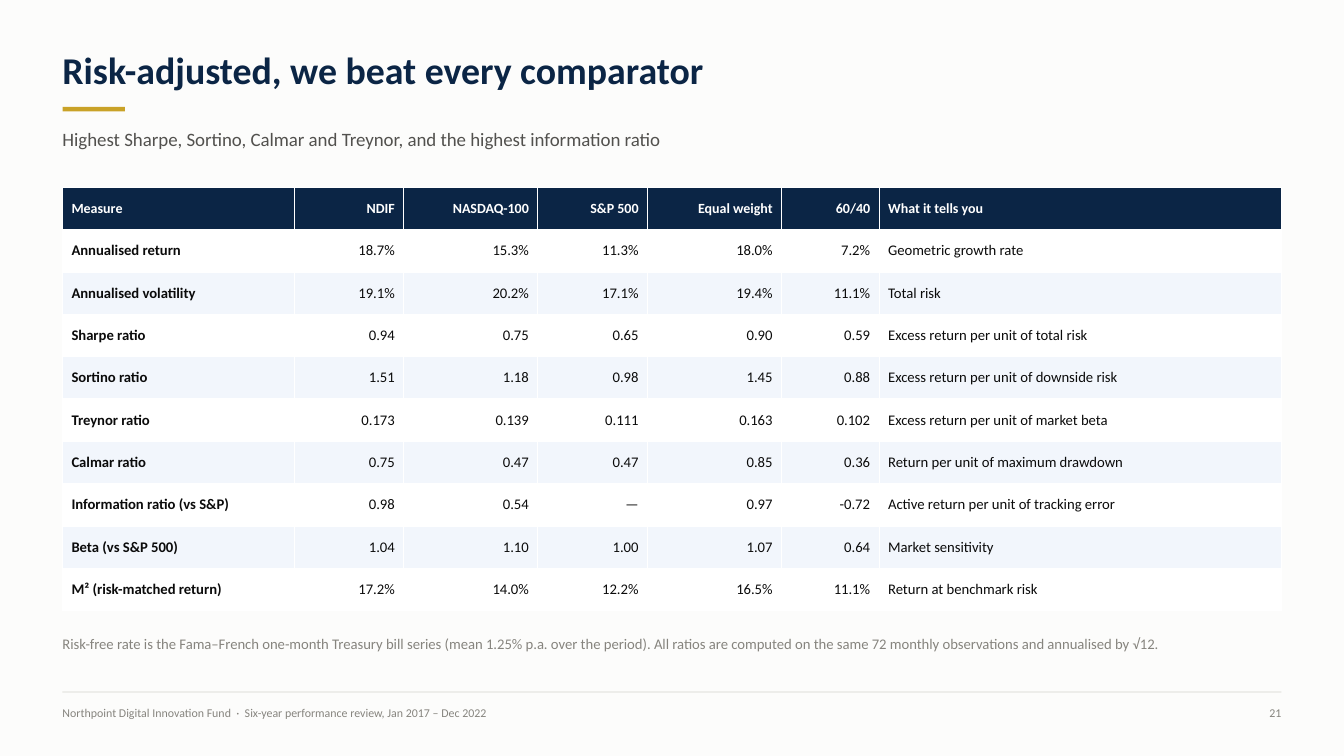
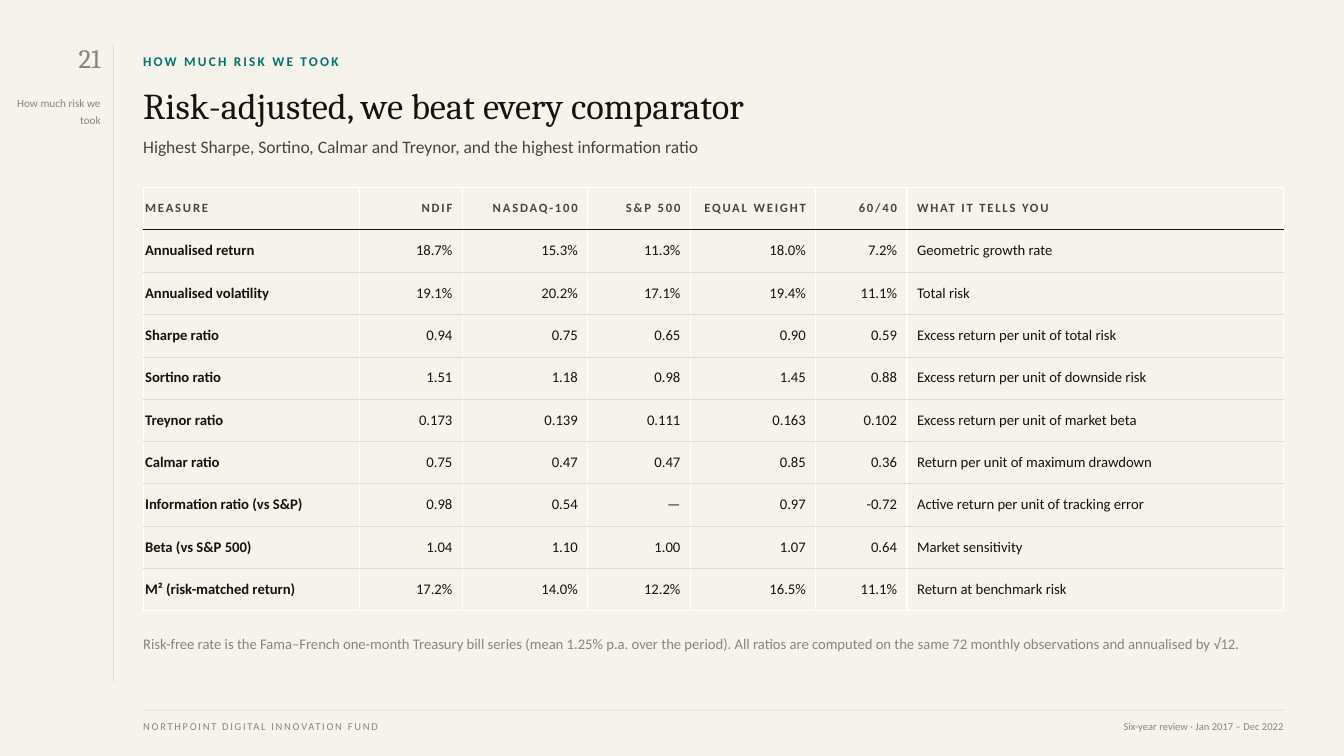
Before and after one commit to sleepdiff-web/CLAUDE, a slide deck: slide 21 of finc13303-portfolio-performance/deliverables/FINC13303_Ass2_PortfolioPerformance_14053836_OConnor.pptx. Drawn at 1344x756 pixels with LibreOffice and Linux fonts; fonts in the diff are those of the drawing. Boxes give left, top, right and bottom in pixels: in the first picture for what was removed or moved away, otherwise in the second. Text is boxed around its words. In the diff, an @@ line names an element or a change of style, - is before the commit and + after.

```diff
--- a/finc13303-portfolio-performance/deliverables/FINC13303_Ass2_PortfolioPerformance_14053836_OConnor.pptx
+++ b/finc13303-portfolio-performance/deliverables/FINC13303_Ass2_PortfolioPerformance_14053836_OConnor.pptx
@@ background #FCFCFB to #F6F3EC @@
@@ text "21": place and size @@
-text "21" at (1269,709,1281,717)
+text "21" at (79,50,101,68)
@@ text "21" at (79,50,101,68): size 8.5 to 19 pt, font Calibri to Cambria, text colour #86847E to #8C8478 @@
@@ rectangle added at (113,44,114,682), fill #E2DCCF @@
@@ text added at (143,57,338,66), 9.5 pt, text #00736A, bold @@
+HOW MUCH RISK WE TOOK
@@ text "Risk-adjusted, we beat every comparator": place and size @@
-text "Risk-adjusted, we beat every comparator" at (62,57,703,91)
+text "Risk-adjusted, we beat every comparator" at (143,93,744,127)
@@ text "Risk-adjusted, we beat every comparator" at (143,93,744,127): size 27 to 26 pt, font Calibri to Cambria, text colour #0B2545 to #16130F, bold off; line spacing 1.05 to 1.02 @@
@@ text added at (17,99,101,124), 8 pt, text #8C8478 @@
+How much risk we took
@@ rectangle removed at (63,107,125,111) @@
@@ text "Highest Sharpe, Sortino, Calmar and ...": place and size @@
-text "Highest Sharpe, Sortino, Calmar and ..." at (62,133,660,149)
+text "Highest Sharpe, Sortino, Calmar and ..." at (143,141,698,156)
@@ text "Highest Sharpe, Sortino, Calmar and ..." at (143,141,698,156): size 13.5 to 12.5 pt, text colour #52514E to #4A443C; line spacing 1.2 to 1.22 @@
@@ table at (143,188,1284,611) @@
-row 1: Measure | NDIF | NASDAQ-100 | S&P 500 | Equal weight | 60/40 | What it tells you
+row 1: MEASURE | NDIF | NASDAQ-100 | S&P 500 | EQUAL WEIGHT | 60/40 | WHAT IT TELLS YOU
@@ fill #0B2545 to none in row 1 @@
@@ fill #FFFFFF to none in 35 cells @@
@@ fill #F2F6FC to none in 28 cells @@
@@ size 10 to 9 pt, text colour #FFFFFF to #4A443C, letter spacing 0 to 1.3 pt in "NDIF", "NASDAQ-100", "S&P 500", "60/40" @@
@@ text colour #0B0B0B to #16130F @@
@@ borders changed @@
@@ table: place and size @@
-table at (63,188,1282,611)
+table at (143,188,1284,611)
@@ text "Risk-free rate is the Fama–French ...": place and size @@
-text "Risk-free rate is the Fama–French ..." at (62,637,1159,652)
+text "Risk-free rate is the Fama–French ..." at (143,637,1239,652)
@@ text "Risk-free rate is the Fama–French ..." at (143,637,1239,652): text colour #86847E to #8C8478 @@
@@ text at (62,709,486,719): text changed; size 8.5 to 7.5 pt; text colour #86847E to #8C8478 @@
-Northpoint Digital Innovation Fund · Six-year performance review, Jan 2017 – Dec 2022
+NORTHPOINT DIGITAL INNOVATION FUND
@@ rectangle: place and size @@
-rectangle at (63,692,1281,693)
+rectangle at (143,710,1284,711)
@@ rectangle at (143,710,1284,711): fill #E6E5E1 to #E2DCCF @@
@@ text added at (1124,723,1283,732), 7.5 pt, text #8C8478 @@
+Six-year review · Jan 2017 – Dec 2022
```
Also in this commit, not shown: 48 other slides changed, 41 other files.
